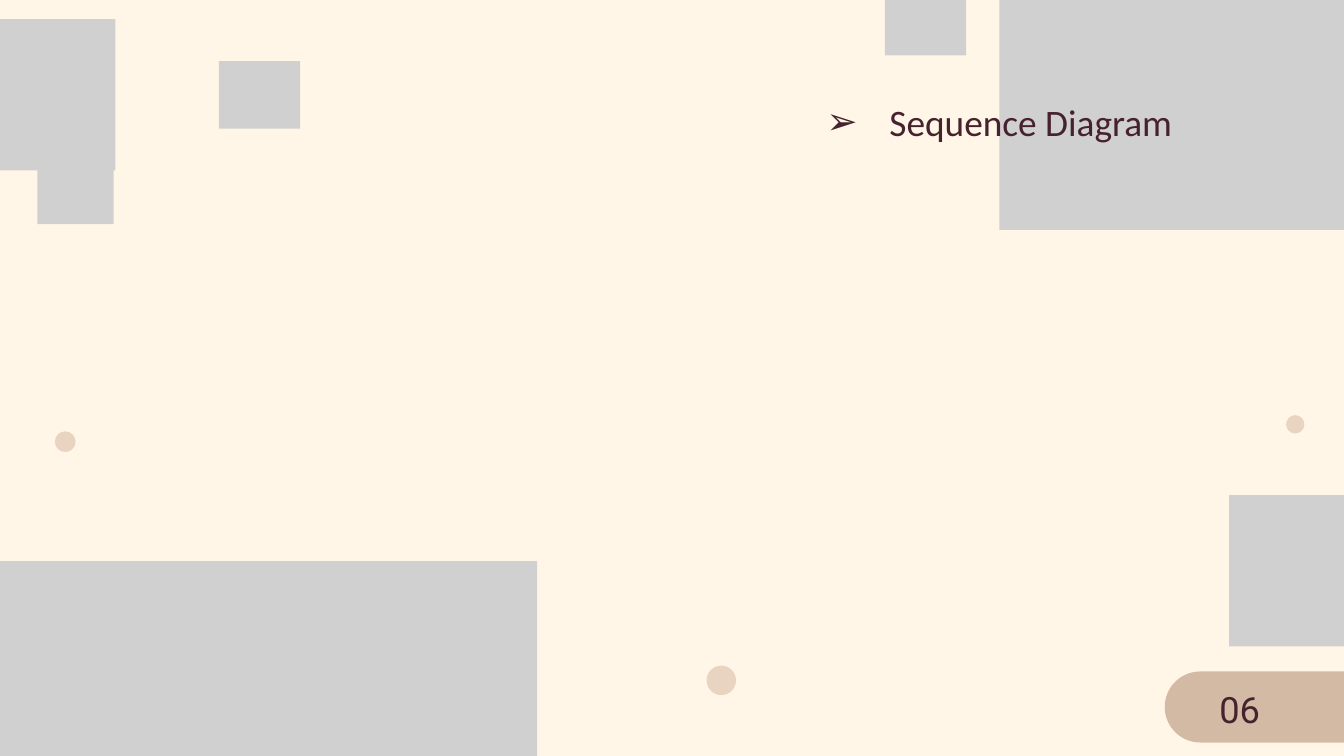
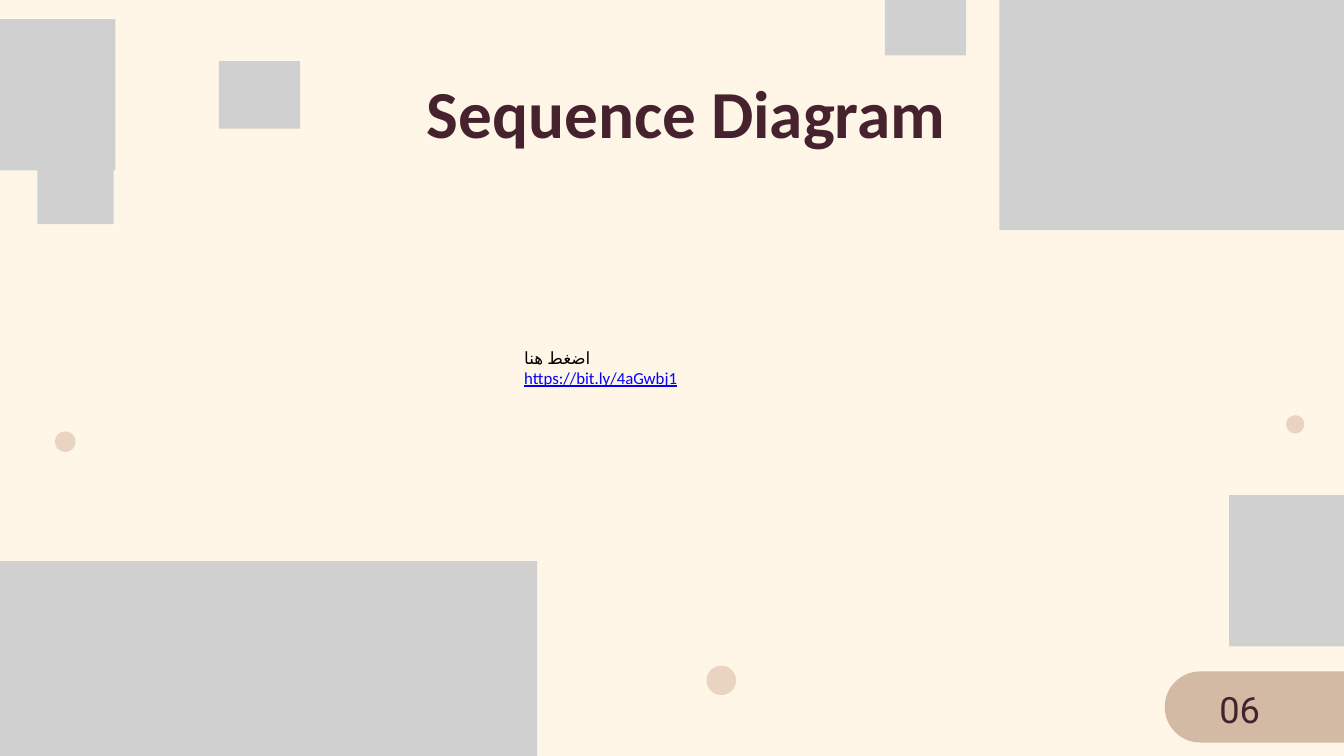
Before and after one commit to sabratha-university/assignment-1-from-lecture-review-rwasir, a slide deck: slide 7 of patterns.pptx. Drawn at 1344x756 pixels with LibreOffice and Linux fonts; fonts in the diff are those of the drawing; grey boxes stand for pictures; background and template pictures are left out. Boxes give left, top, right and bottom in pixels: in the first picture for what was removed or moved away, otherwise in the second. Text is boxed around its words. In the diff, an @@ line names an element or a change of style, - is before the commit and + after.

```diff
--- a/patterns.pptx
+++ b/patterns.pptx
@@ text "Sequence Diagram": place and size @@
-text "Sequence Diagram" at (889, 105, 1172, 146)
+text "Sequence Diagram" at (427, 91, 945, 150)
@@ text "Sequence Diagram" at (427, 91, 945, 150): size 40 to 72 pt, bold on; bullet ➢ to none @@
@@ text added at (524, 351, 677, 387), 18 pt, text #0000FF, underline @@
+اضغط هنا
+https://bit.ly/4aGwbj1
```
Also in this commit, not shown: 2 other slides changed.
